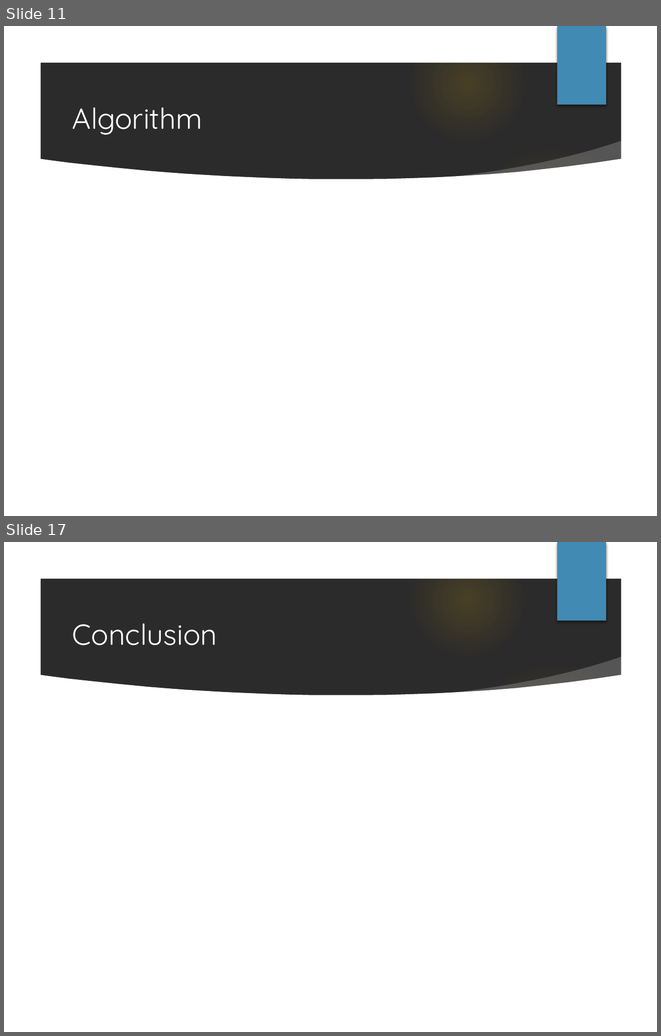
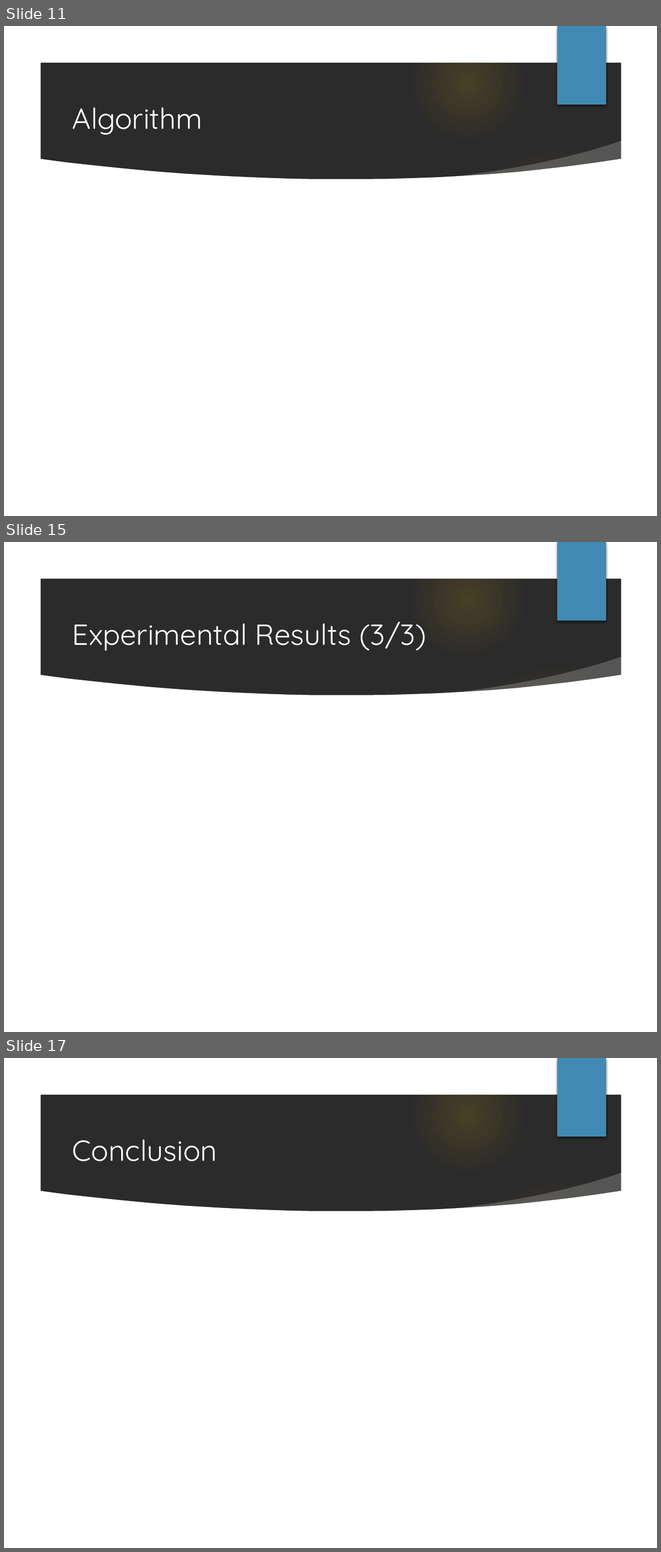
Before and after one commit to Masukane/slides, a slide deck: masukaneICIIC2018.pptm. Shown one above the other, each under a label of ours: slides 11 and 17 before the commit, slides 11, 15 and 17 after it; the slides between them are not shown. The pictures are 661x1036 and 661x1552 pixels, drawn with LibreOffice and Linux fonts; fonts in the diff are those of the drawing; background and template pictures are left out; a plain dark background stands for a picture behind light text. Boxes give left, top, right and bottom in pixels: in the first picture for what was removed or moved away, otherwise in the second. Text is boxed around its words. In the diff, an @@ line names an element or a change of style, - is before the commit and + after.

```diff
--- a/masukaneICIIC2018.pptm
+++ b/masukaneICIIC2018.pptm
@@ slide 15 added at (4,542,657,1032), background picture (left out); not listed: 9 template elements that a slide beside it also shows @@
@@ title added at (72,622,426,651), 32 pt, text #FFFFFF @@
+Experimental Results (3/3)
```
Also in this commit, not shown: 8 slides changed, 2 slides removed.
